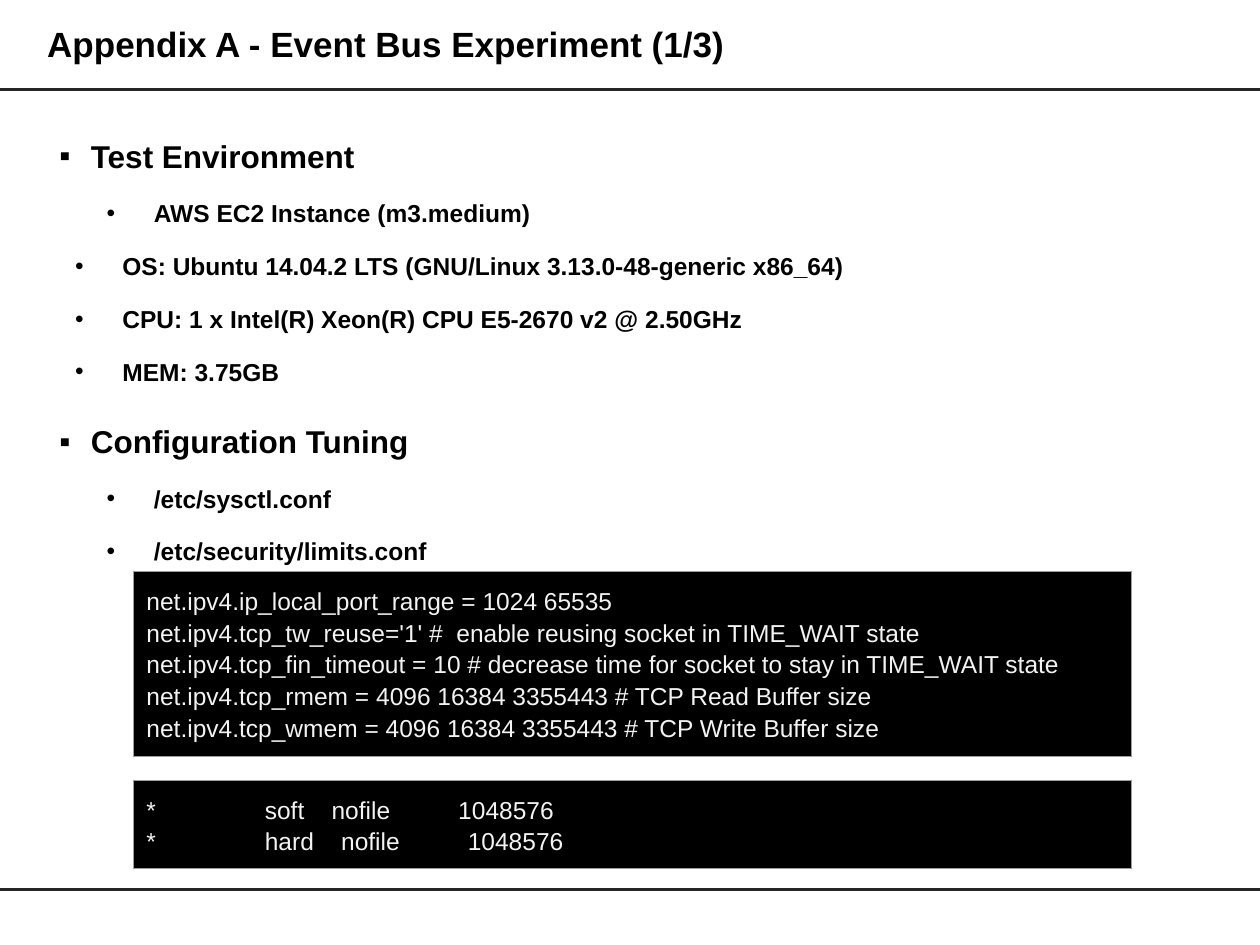
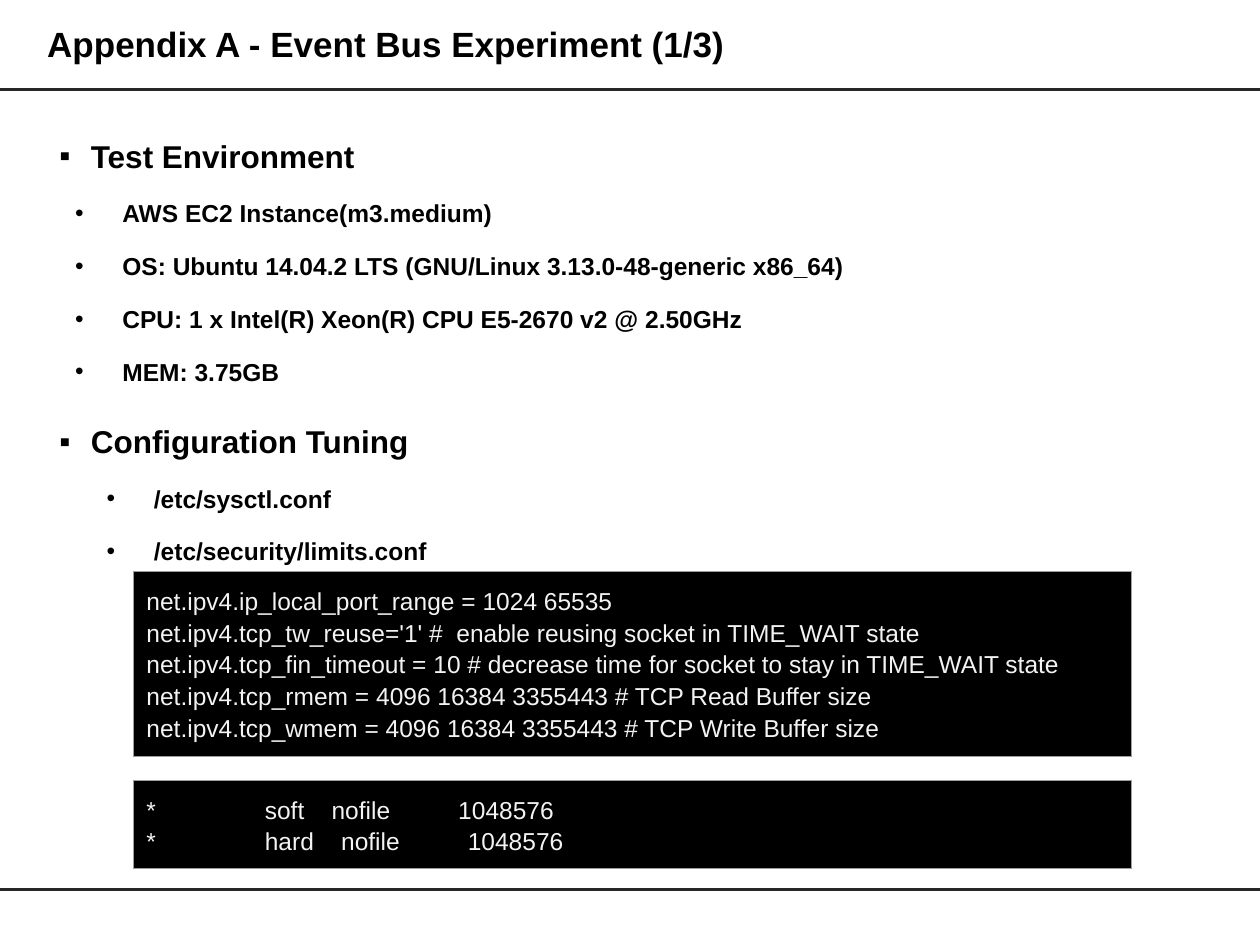
Before and after one commit to junggil/2015_CMU_StudioProject, a slide deck: slide 30 of DOCS/2015-06-24/Team1 Final presentation v0.99.pptx (slide 27 before the commit). Drawn at 1260x945 pixels with LibreOffice and Linux fonts; fonts in the diff are those of the drawing. Boxes give left, top, right and bottom in pixels: in the first picture for what was removed or moved away, otherwise in the second. Text is boxed around its words. In the diff, an @@ line names an element or a change of style, - is before the commit and + after.

```diff
--- a/DOCS/2015-06-24/Team1 Final presentation v0.99.pptx
+++ b/DOCS/2015-06-24/Team1 Final presentation v0.99.pptx
@@ text at <box>122,204,492,227</box>: text changed @@
-  • AWS EC2 Instance (m3.medium)
+    • AWS EC2 Instance(m3.medium)
```
Also in this commit, not shown: 21 other slides changed, 3 slides added.
